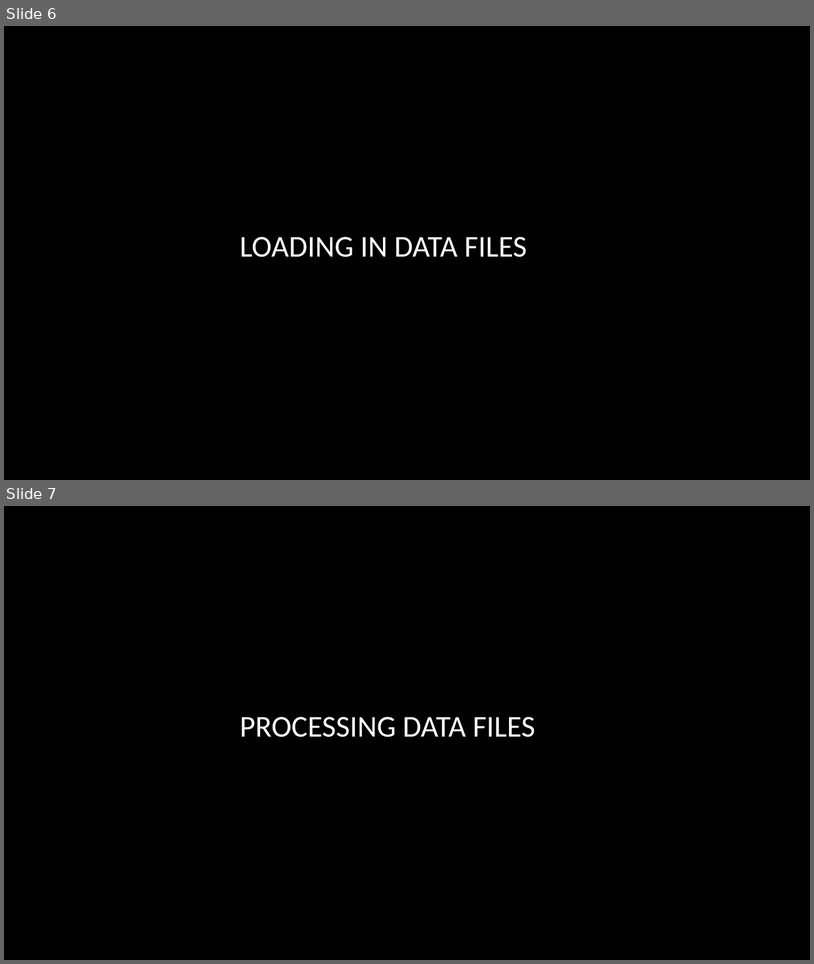
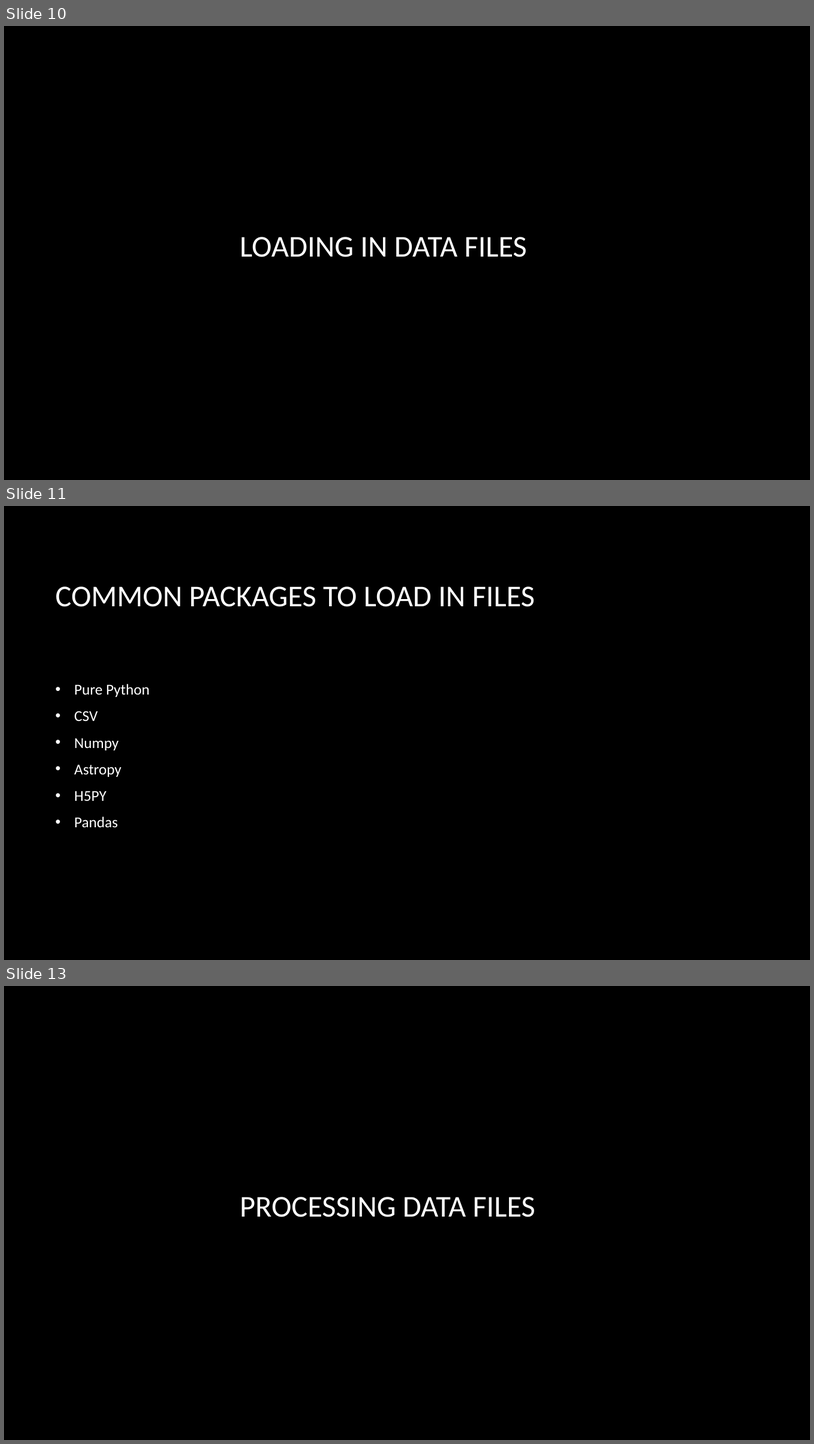
Before and after one commit to smandhai/Astro-Data-Handling-Tutorials, a slide deck: Intro to Astro-data .pptx. Shown one above the other, each under a label of ours: slides 6 and 7 before the commit, slides 10, 11 and 13 after it; the slides between them are not shown. The pictures are 814x964 and 814x1444 pixels, drawn with LibreOffice and Linux fonts; fonts in the diff are those of the drawing; background and template pictures are left out. Boxes give left, top, right and bottom in pixels: in the first picture for what was removed or moved away, otherwise in the second. Text is boxed around its words. In the diff, an @@ line names an element or a change of style, - is before the commit and + after.

```diff
--- a/Intro to Astro-data .pptx
+++ b/Intro to Astro-data .pptx
@@ slide 11 added at [4, 506, 810, 960], background picture (left out) @@
@@ title added at [56, 586, 535, 607], 36 pt, text #FFFFFF @@
+COMMON PACKAGES TO LOAD IN FILES
@@ text added at [74, 684, 150, 828], 18 pt, text #FFFFFF @@
+• Pure Python
+• CSV
+• Numpy
+• Astropy
+• H5PY
+• Pandas
@@ what was slide 6 is now slide 10 @@
@@ what was slide 7 is now slide 13 @@
```
Also in this commit, not shown: 10 other slides added.
